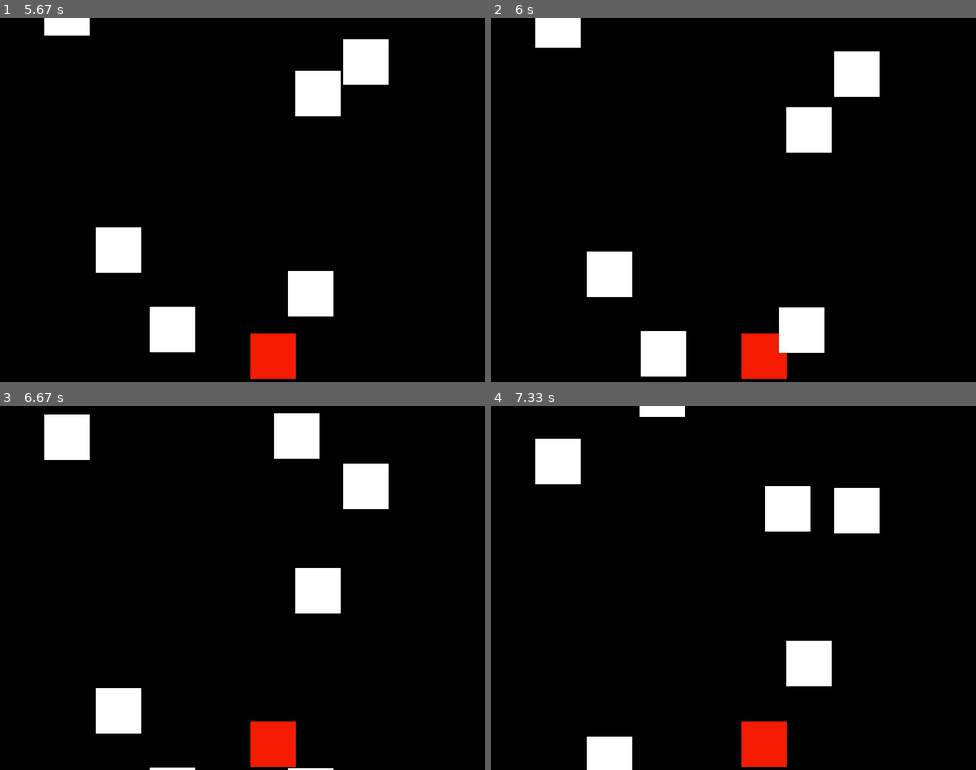
Above: before the commit, frames 1-4 (two rows, left to right).
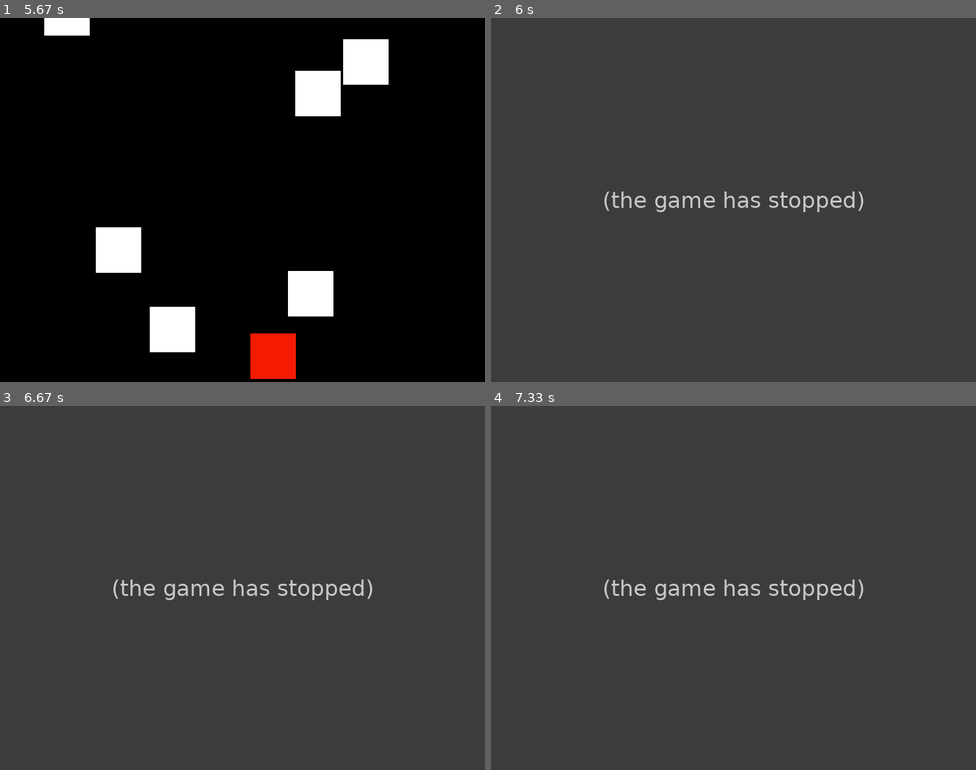
Above: after the commit, the same moments.

Repository: amsdc/retrogame
Game: pygame game, started from run_retrogame.py
Same seed, same stepped clock (60 frames per second), same inputs: the game is played once before the commit and once after it.
Inputs:
- Up to frame 1 (5.67 s): hold Right 0.33-0.8 s; hold Right 0.83-1.3 s; hold Left 1.33-1.87 s; hold Left 1.9-2.3 s; hold Right 2.33-2.97 s; hold Left 3-3.47 s; hold Right 3.5-3.97 s; hold Right 4-4.47 s; hold Left 4.5-5.03 s; hold Left 5.07-5.47 s
- Up to frame 2 (6 s): no input
- Up to frame 3 (6.67 s): no input
- Up to frame 4 (7.33 s): no input

Frame 1 is identical in both runs. In frame 2, 100% of the frame differs, in the area x 0-100%, y 0-100%; in frame 3, 100%; in frame 4, 100%.
After the commit the program exited at 5.83 s; later frames show no game.

Commit message:
Update __init__.py

Diff:
--- a/retrogame/__init__.py
+++ b/retrogame/__init__.py
@@ -76,6 +76,10 @@
             for entity in self.all_sprites:
                 self.screen.blit(entity.surf, entity.rect)
 
+            if pygame.sprite.spritecollideany(self.player, self.enemies):
+                # If so, then remove the player and stop the loop
+                self.player.kill()
+                self.running = False
 
 
             pygame.display.flip()
